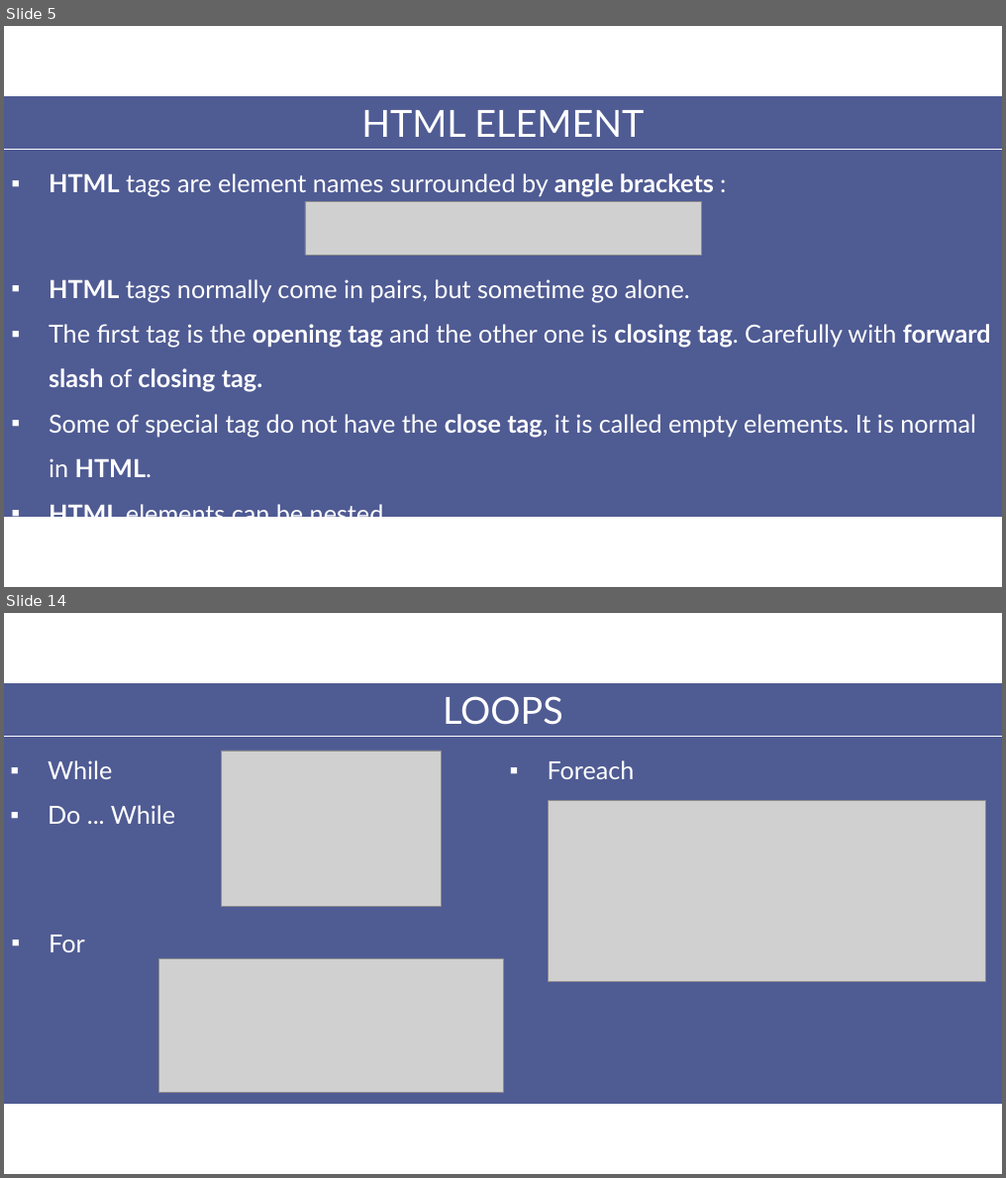
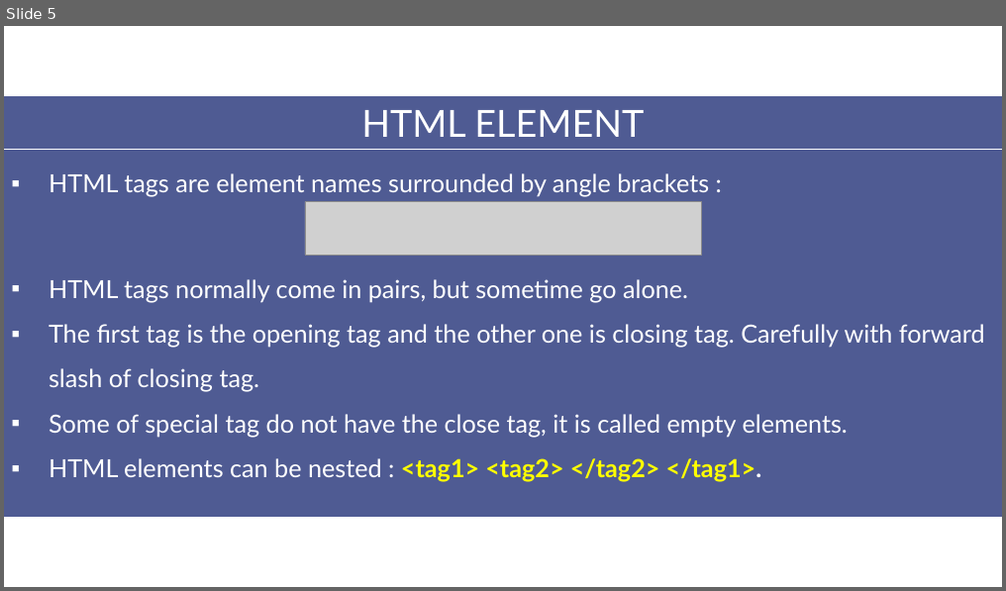
Before and after one commit to aptech-php/aptech-php-course, a slide deck: HTML-CSS-JS/slides/2-HTML.pptx. Shown one above the other, each under a label of ours: slides 5 and 14 before the commit, slide 5 after it; the slides between them are not shown. The pictures are 1006x1178 and 1006x591 pixels, drawn with LibreOffice and Linux fonts; fonts in the diff are those of the drawing; grey boxes stand for pictures. Boxes give left, top, right and bottom in pixels: in the first picture for what was removed or moved away, otherwise in the second. Text is boxed around its words. In the diff, an @@ line names an element or a change of style, - is before the commit and + after.

Commit message:
update html-css-js slides

```diff
--- a/HTML-CSS-JS/slides/2-HTML.pptx
+++ b/HTML-CSS-JS/slides/2-HTML.pptx
@@ slide 14 removed at [4, 613, 1002, 1174], background #FFFFFF @@
@@ rectangle removed at [4, 683, 1002, 1104] @@
@@ text removed at [443, 696, 563, 725] @@
-LOOPS
@@ line removed from (4, 737) to (1002, 737) @@
@@ text removed at [48, 761, 175, 824] @@
-▪ While
-▪ Do ... While
@@ picture removed at [222, 751, 442, 906] @@
@@ text removed at [548, 761, 635, 779] @@
-▪ Foreach
@@ picture removed at [548, 800, 986, 981] @@
@@ text removed at [49, 935, 85, 953] @@
-▪ For
@@ picture removed at [159, 959, 503, 1093] @@
@@ slide 5 changed as well @@
@@ text "HTML tags are element names ..." at [49, 174, 709, 197]: bold off in "HTML angle brackets" @@
@@ text at [49, 279, 985, 392]: bold off in "HTML", "opening tag closing tag. forward slash closing ..." @@
@@ text at [49, 414, 847, 482]: text changed @@
-▪ Some of special tag do not have the close tag, it is called empty elements. It is normal in HTML.
-▪ HTML elements can be nested.
+▪ Some of special tag do not have the close tag, it is called empty elements.
+▪ HTML elements can be nested : <tag1> <tag2> </tag2> </tag1>.
```
Also in this commit, not shown: 4 other slides changed, 8 slides added, 10 other slides removed, 21 other files.
